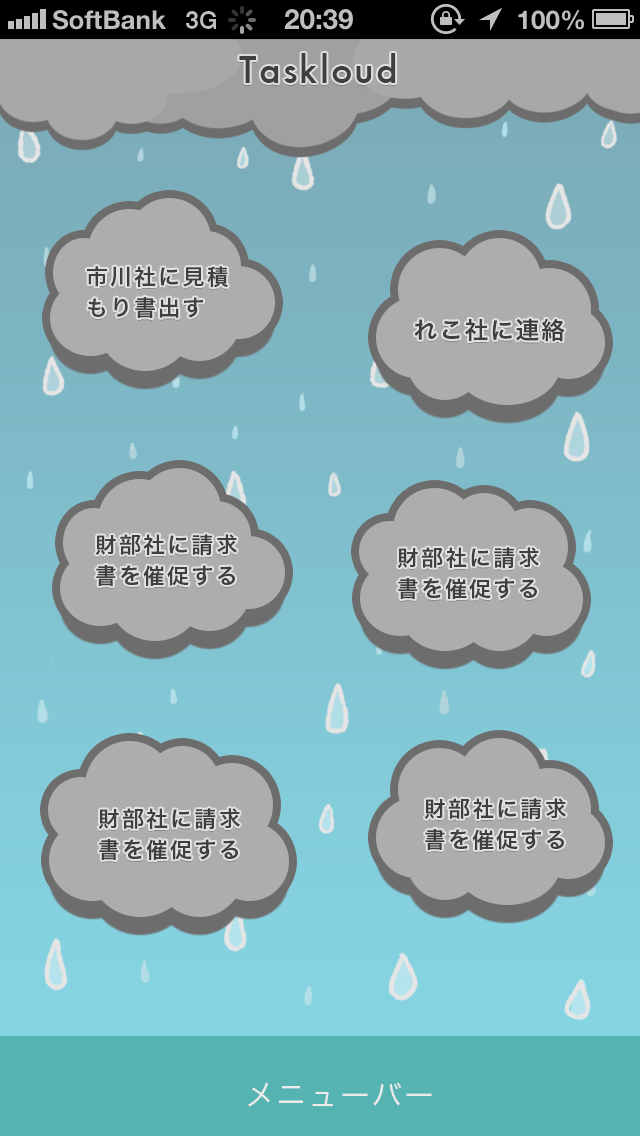
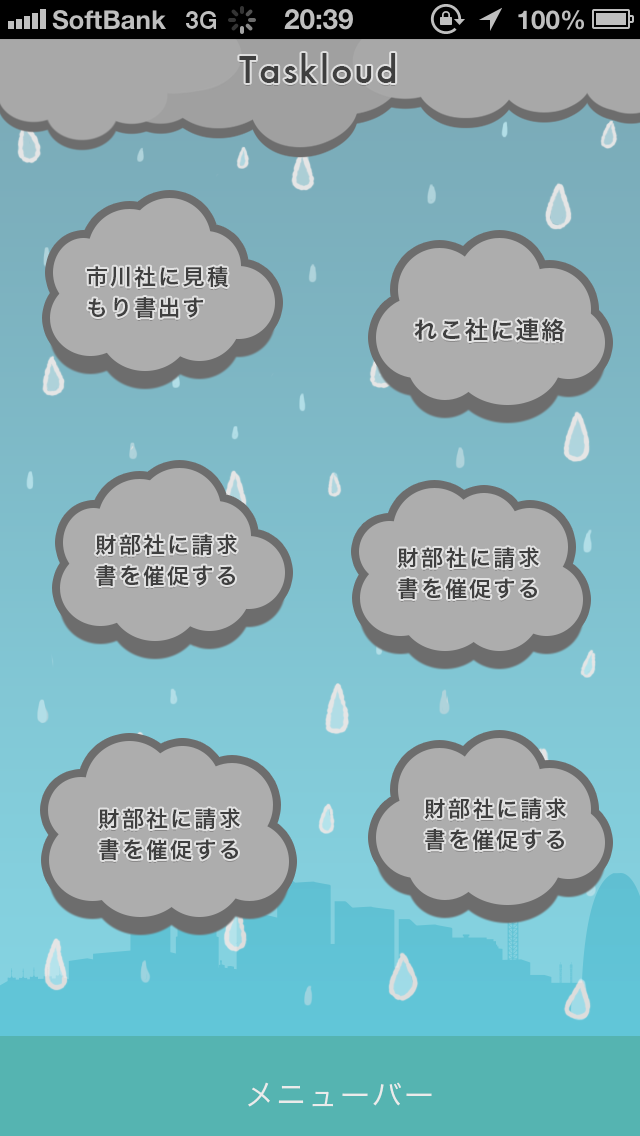
Revision of a layered 640px x 1136px image; what changed, layer by layer:
painted on "楕円形 1" (32nd of 46, in "雲4") over [247, 822, 288, 901]
painted on "楕円形 1" (36th of 46, in "雲4") over [59, 886, 64, 891]
painted on "楕円形 1" (37th of 46, in "雲4") over [229, 763, 273, 820]
painted on "楕円形 1" (38th of 46, in "雲4") over [166, 746, 219, 757]
painted on "楕円形 1" (39th of 46, in "雲4") over [86, 743, 174, 756]
added layer "building" (overlay, 40%) in group "bg" over [0, 873, 640, 1036]
painted on "くもり空" over [0, 738, 640, 1036]
